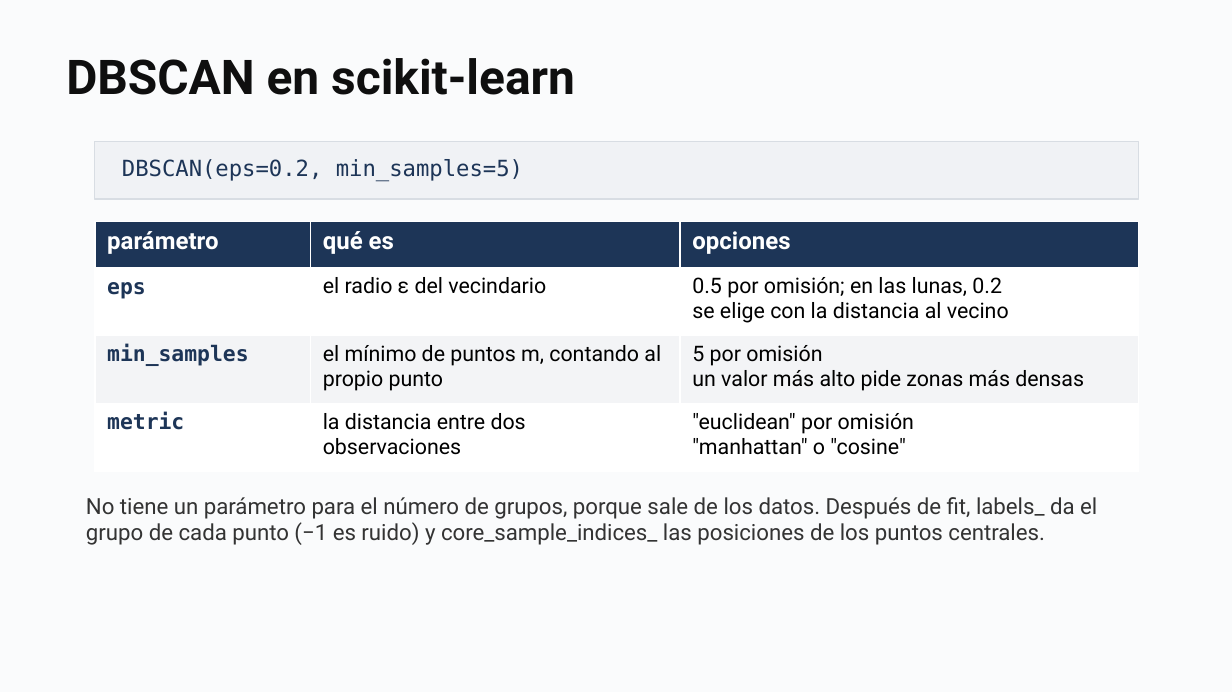
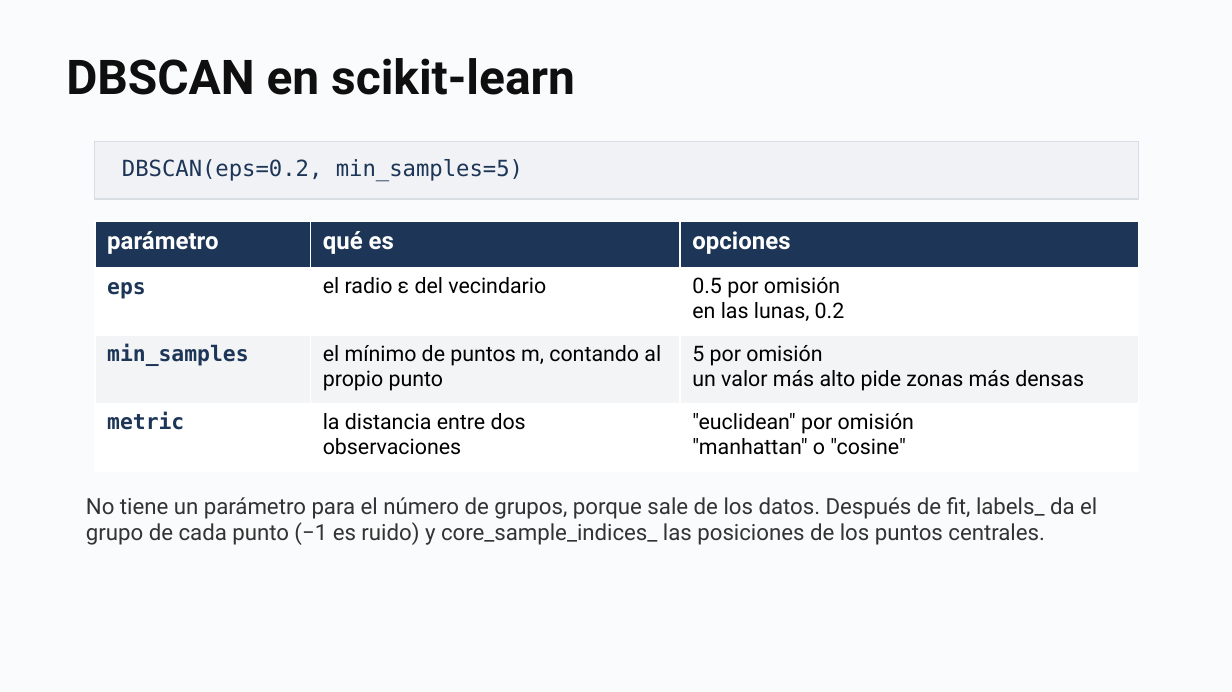
Before and after one commit to daniopitz/cienciadatos, a slide deck: slide 34 of presentaciones/clase09_clustering.pptx (slide 39 before the commit). Drawn at 1232x692 pixels with LibreOffice and Linux fonts; fonts in the diff are those of the drawing. Boxes give left, top, right and bottom in pixels: in the first picture for what was removed or moved away, otherwise in the second. Text is boxed around its words. In the diff, an @@ line names an element or a change of style, - is before the commit and + after.

```diff
--- a/presentaciones/clase09_clustering.pptx
+++ b/presentaciones/clase09_clustering.pptx
@@ table at [95,222,1138,472] @@
-row 2, column 3: 0.5 por omisión; en las lunas, 0.2 / se elige con la distancia al vecino
+row 2, column 3: 0.5 por omisión / en las lunas, 0.2
```
Also in this commit, not shown: 2 other slides changed, 6 slides removed, 2 other files.
